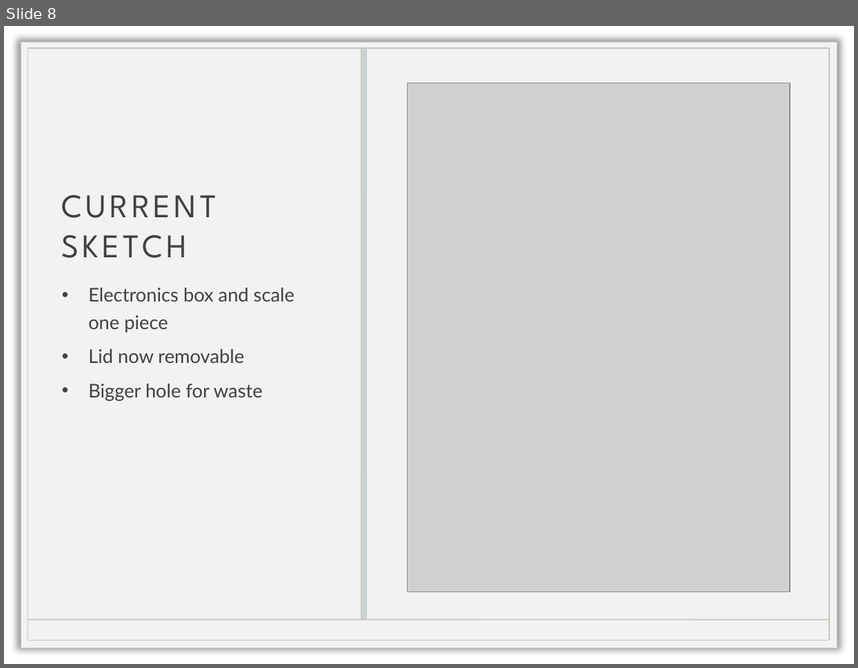
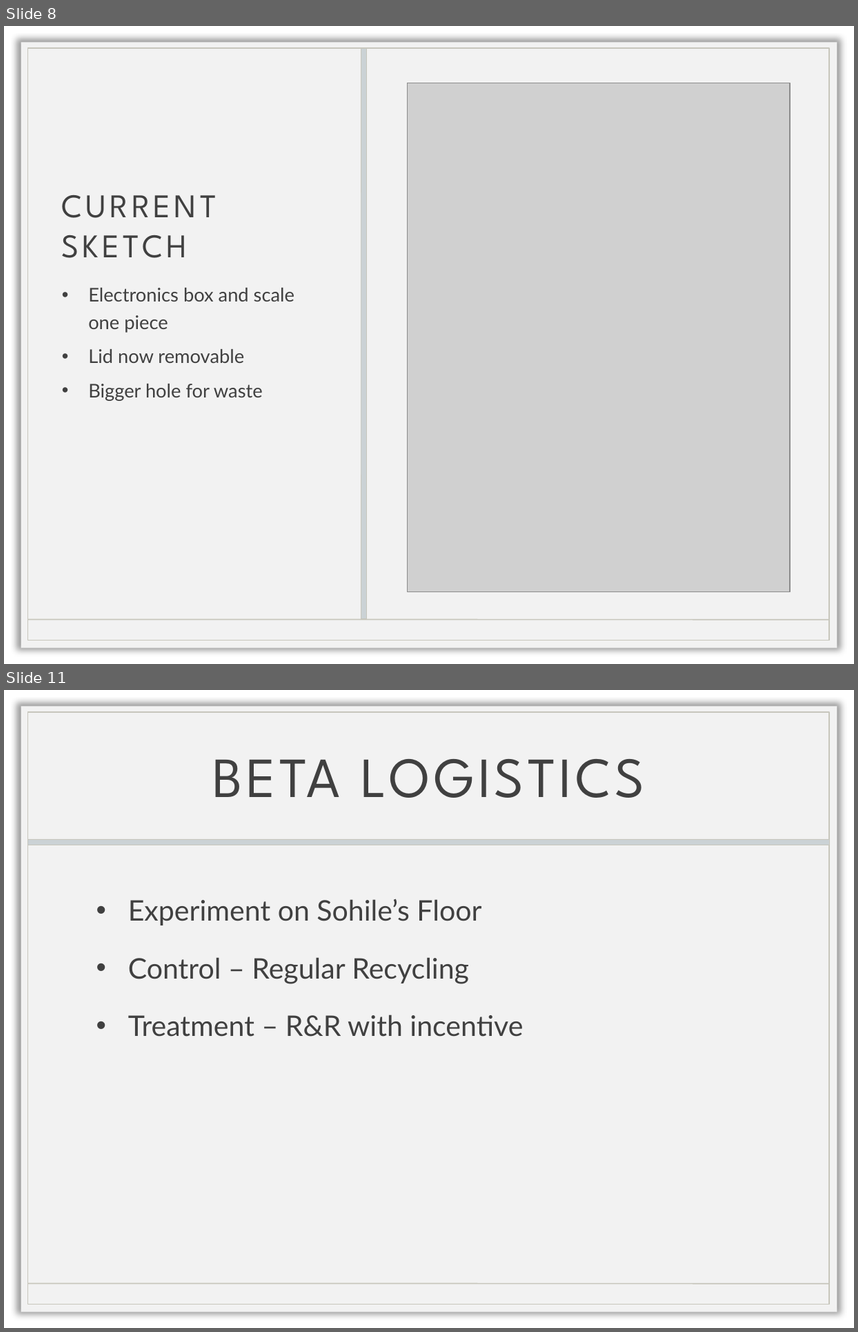
Before and after one commit to joestoica/Making-for-Good-Final-Project, a slide deck: Status Presentation.pptx. Shown one above the other, each under a label of ours: slide 8 before the commit, slides 8 and 11 after it; the slides between them are not shown. The pictures are 858x668 and 858x1332 pixels, drawn with LibreOffice and Linux fonts; fonts in the diff are those of the drawing; grey boxes stand for pictures; background and template pictures are left out. Boxes give left, top, right and bottom in pixels: in the first picture for what was removed or moved away, otherwise in the second. Text is boxed around its words. In the diff, an @@ line names an element or a change of style, - is before the commit and + after.

```diff
--- a/Status Presentation.pptx
+++ b/Status Presentation.pptx
@@ slide 11 added at (4,690,854,1328), background picture (left out); not listed: 3 template elements that a slide beside it also shows @@
@@ title added at (213,759,644,798), 48 pt, text #404040 @@
+BETA LOGISTICS
@@ rectangle added at (27,839,829,845), fill #CBD2D5, outline #C7C6BC 0.25 pt @@
@@ text added at (128,899,523,1036), 24 pt, text #404040 @@
+• Experiment on Sohile’s Floor
+• Control – Regular Recycling
+• Treatment – R&R with incentive
```
Also in this commit, not shown: 1 slide changed, 3 other slides added, 1 other file.
